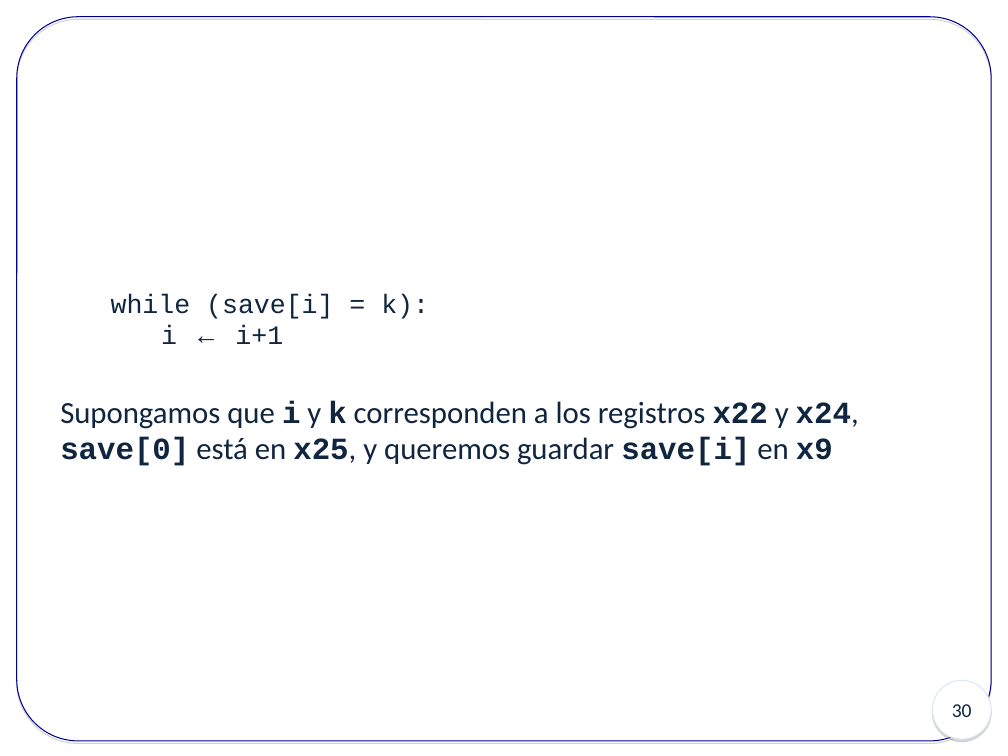
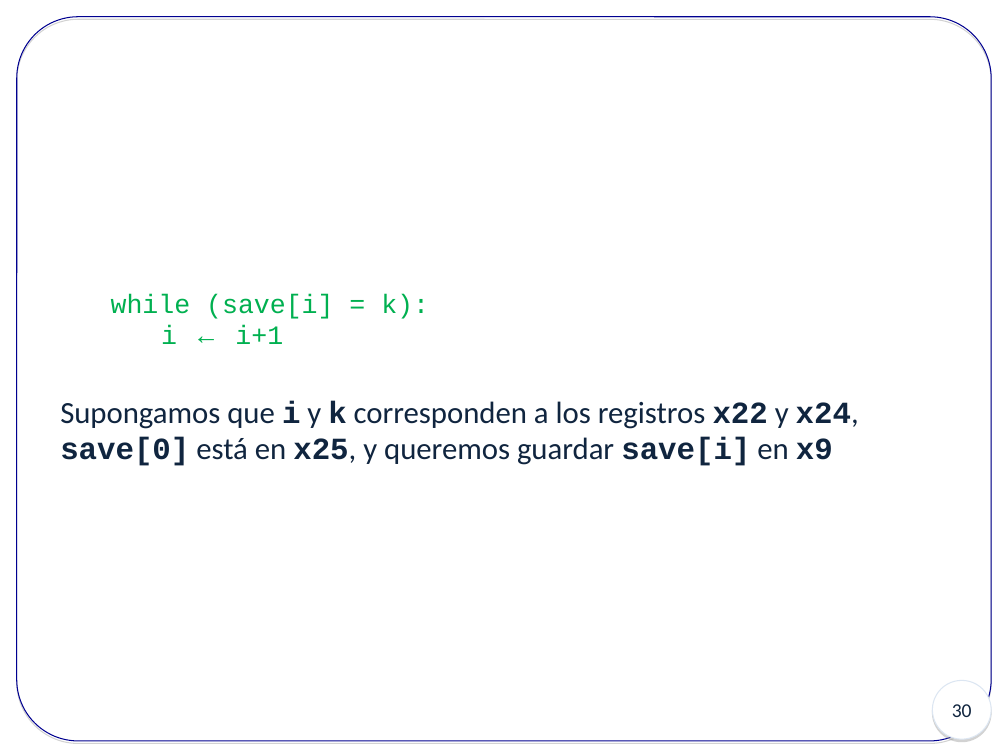
Before and after one commit to fediaz3/syllabus-2021-1, a slide deck: slide 30 of Clases/InstrucsRISC-V.ppt. Drawn at 1008x756 pixels with LibreOffice and Linux fonts; fonts in the diff are those of the drawing. Boxes give left, top, right and bottom in pixels: in the first picture for what was removed or moved away, otherwise in the second. Text is boxed around its words. In the diff, an @@ line names an element or a change of style, - is before the commit and + after.

```diff
--- a/Clases/InstrucsRISC-V.ppt
+++ b/Clases/InstrucsRISC-V.ppt
@@ text at [111,294,429,344]: text colour #10253F to #00B050 in "while (save[i] = k):", "i ← i+1" @@
```
Also in this commit, not shown: 6 other slides changed, 6 slides added, 2 other files.
